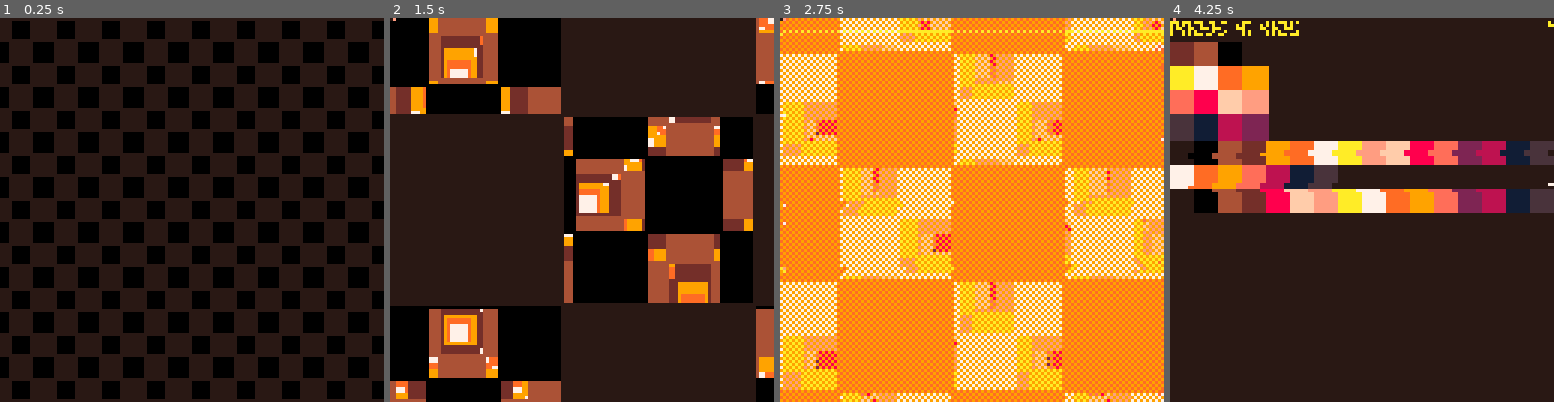
Above: before the commit, frames 1-4 (left to right).
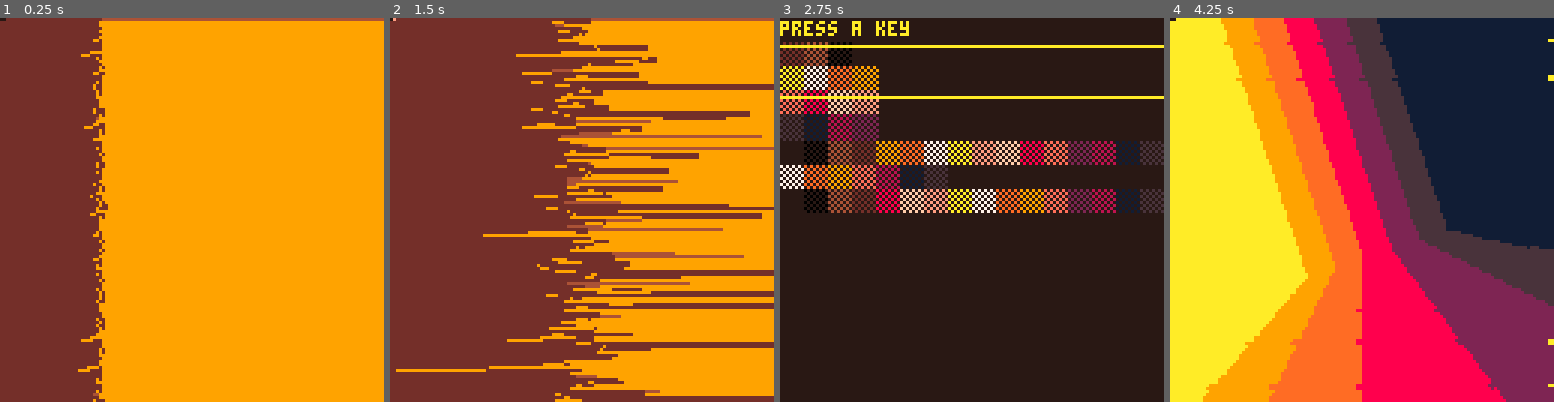
Above: after the commit, the same moments.

Repository: TheWing/Pico-Sketch
Game: PICO-8 cartridge gradient.p8
Same seed, same stepped clock (60 frames per second), same inputs: the game is played once before the commit and once after it.
Inputs:
- Up to frame 1 (0.25 s): no input
- Up to frame 2 (1.5 s): tap X (X key) at 0.33, 1.07 s; tap O (Z key) at 0.7 s
- Up to frame 3 (2.75 s): hold Right 1.6-2.1 s; tap O (Z key) at 1.7, 2.1, 2.5 s; tap X (X key) at 1.85 s; hold Up 2.15-2.42 s; hold Right from 2.47 s (still down)
- Up to frame 4 (4.25 s): tap O (Z key) every 0.4 s from 2.9 to 4.1 s; tap X (X key) at 2.97, 4.08 s; release Right at 3.03 s; hold Left 3.08-3.58 s; hold Down 3.63-3.97 s; hold Right from 4.02 s (still down)

The runs differ from the first frame. In frame 1, 100% of the frame differs, in the area x 0-100%, y 0-100%; in frame 2, 96%; in frame 3, 99%; in frame 4, 98%.

Commit message:
updates again

Diff:
--- a/gradient.p8
+++ b/gradient.p8
@@ -1,10 +1,10 @@
 pico-8 cartridge // http://www.pico-8.com
-version 29
+version 30
 __lua__
 -- main
 
 
-mode=3
+mode=6
 text_x=50
 text_y=20
 text_i=1
@@ -25,6 +25,7 @@
 	poke(0x5f2e,0b0)
 	frame = 0
 	scene_init()
+	init_part()
 end
 
 function _update60()
@@ -43,6 +44,7 @@
 		end
 		fill=(fill+bp.u-bp.d)%#fills
 	end
+	mode=mode%8
 	if mode==2 then
 		scene_update(frame)
 		scene.camera[1]+=(bt.r-bt.l)*0.1
@@ -63,10 +65,12 @@
 			t_c=t_c+1
 		end
 		sort(t_l, function(t1, t2) return t1.z < t2.z end)
+	elseif mode==6 or mode==7 then
+		cls(1)
+		foreach(part,update_part)
 	end
 	boom=boom*0.8
 	frame+=1
-	mode=mode%6
 	text_i=text_i%#text_line
 end
 
@@ -84,6 +88,9 @@
 	elseif mode==3 or mode==4 or mode==5 then
 		rectfill(0,0,128,128,t_c)
 		foreach(t_l,draw_tunnel)
+	elseif mode==6 or mode==7 then
+		cls(2)
+		foreach(part,draw_part)
 	else
 		draw_palette(0,8)
 	end
@@ -149,6 +156,9 @@
 	local ii
 	for ii=1,#t_l do
 		t_l[ii].i=ii
+	end
+	for ii=1,#part do
+		part[ii].i=ii
 	end
 end
 
@@ -853,6 +863,95 @@
 		end
 	end
 end
+-->8
+-- 2d filled thing
+
+
+-- color values the particle
+-- goes through
+-- particles are removed at 0
+-- the sequence loops at -1
+firegrad={ 7,10, 9, 9, 9, 8, 8, 8, 2, 2,2,2,0}
+smokgrad={ 7, 6,12,12,12, 5, 5, 5, 1, 1,1,1,0}
+specgrad={10, 9, 9, 9, 9, 9, 4, 4, 4, 4,4,0}
+spe2grad={ 8, 8,13,13,13,13, 2, 2, 2, 2,2,0}
+stargrad={ 1, 1, 1, 5, 6, 1, 1, 1, 1, 1,1,6,5,1,1,1,1,1,1,6,6,5,5,5,1,1,1,1,5,1,1,1,1,1,1,1,1,1,1,1,-1}
+astegrad={ 2, 2, 2, 2, 5, 5, 5, 5, 5, 5,1,5,1,5,1,5,1,5,1,5,1,5,1,1,1,1,1,0}
+shipgrad={ 7, 7,11,11,11,11,11,11,11,11,3,3,3,3,3,3,3,3,1,3,1,3,1,1,1,1,1,0}
+
+part={{i=0,  -- index
+       t=0,  -- type
+       x=0,  -- position
+       y=0,
+       xv=0, -- speed
+       yv=0,
+       c=0,  -- color
+       l=0,  -- time alive
+       d=0,  -- dead
+       o=0,  --connect?
+       la=0}}
+pa={}
+
+function init_part()
+	local x,y,t
+	for x=1,256 do
+		y=32
+		new_part(x%2,y,x\2,0,0,1,1,1,1,2)
+	end
+end
+
+
+function draw_part(pa)
+	--if (max(0,pa.c)%16)!=0 then
+	--rectfill(pa.x-pa.la/2,pa.y-pa.la/2,pa.x+pa.la/2,pa.y+pa.la/2,pa.c)
+	if pa.d!=0 then
+		if pa.i>3 then
+			line(pa.x,pa.y,part[pa.i-2].x,part[pa.i-1].y,pa.c)
+		end
+		if pa.t==0 then
+			line(pa.x,pa.y,128,pa.y,pa.c)
+		else
+			line(pa.x,pa.y,0,pa.y,pa.c)
+		end
+	end
+end
+
+function update_part(pa)
+	pa.x=pa.x+pa.xv
+	pa.y=pa.y+pa.yv
+	if mode==6 then
+		pa.yv=0
+		pa.xv=pa.xv+(rnd(1)-0.5)*(-pa.xv+0.15)+0.01
+	else
+		pa.yv=0
+		pa.xv=(16-pa.x)*0.1
+	end
+	if pa.t==0 then
+		pa.c=4
+	else
+		pa.c=3
+	end
+	pa.l=pa.l+1
+	if pa.c==-1 then
+		pa.l=0
+	end
+end
+
+function new_part(t,x,y,xv,yv,c,l,d,o,la)
+	add(part,{i =0,
+	    t=t,
+	    x=x,
+	    y=y,
+	    xv=xv,
+	    yv=yv,
+	    c=c,
+	    l=l,
+	    d=d,
+	    o=o,
+	    la=la},
+	    #part+1)
+end
+
 -->8
 --fillp smears
 
--- /dev/null
+++ b/langton.p8
@@ -0,0 +1,283 @@
+pico-8 cartridge // http://www.pico-8.com
+version 30
+__lua__
+-- ant
+cls()
+inst="rlr             "
+dir={}
+spd=256
+
+step=1
+len=#inst
+changing=0
+x=64
+y=64
+f=0
+t=0
+il=""
+sel=0
+
+menuitem(1,"change",function() get_inst() end)
+
+
+function _init()
+	initiate()
+end
+
+function step_ant()
+	local c,d
+	c=pget(x,y)
+	d=dir[c+1]
+	pset(x,y,(c+1)%len)
+	f=f-d
+	f=f%4
+	if f==0 then y=y-1 end
+	if f==1 then x=x-1 end
+	if f==2 then y=y+1 end
+	if f==3 then x=x+1 end
+	x=x%128
+	y=y%128
+end
+
+
+function _update60()
+	local i
+	if changing==0 then
+		for i=1,spd do
+			step_ant()
+		end
+		if btn(2) then spd=spd+1 end
+		if btn(3) then spd=spd-1 end
+		spd=max(1,spd)
+		if btnp(4) then get_inst() end
+	else
+		if btnp(0) then sel=sel-1 end
+		if btnp(1) then sel=sel+1 end
+		if btnp(2) then
+			if dir[sel+1]==1 then
+				dir[sel+1]=-1
+			elseif dir[sel+1]==-1 then
+				dir[sel+1]=1
+			else
+				dir[sel+1]=1
+			end
+		end
+		if btnp(3) then
+			dir[sel+1]=0
+		end
+		sel=sel%16
+		if btnp(4) then
+			changing=0
+			inst=remove_spaces(il)
+			initiate()
+		end
+	end
+end
+
+
+function _draw()
+	if changing==1 then
+		cls()
+		il=""
+		for i=1,len do
+			if dir[i]==-1 then il=il.."r" end
+			if dir[i]==1 then il=il.."l" end
+			if dir[i]==0 then il=il.." " end
+		end
+		print("|",16*4,0,6)
+		print("|",16*4,4,6)
+		print("________________",0,2,1)
+		for i=0,15 do
+			print("_",i*4,3,i)
+		end
+		print("________________",0,4,1)
+		print(il,0,0,7)
+		print("-",sel*4,4,7)
+		print("",0,16,6)
+		print("l/r to move")
+		print("u to change")
+		print("d to remove")
+		print("z to apply")
+		print("")
+		print("while running,")
+		print("u/d to change speed")
+		print("speed now: "..spd)
+	end
+end
+
+function get_inst()
+	changing=1
+	len=16
+end
+
+
+function initiate()
+	cls()
+	dir={}
+	minus=0
+	for i=1,#inst do
+		if sub(inst,i,i)=="r" then
+			dir[i]=-1
+		elseif sub(inst,i,i)=="l" then
+			dir[i]=1
+		else
+			dir[i]=0
+			minus=minus+1
+		end
+	end
+
+	step=1
+	len=#inst-minus
+
+	x=64
+	y=64
+	f=0
+	t=0
+end
+
+function remove_spaces(str)
+	local s,i
+	s=""
+	for i=1,#str do
+		if sub(str,i,i)!=" " then
+			s=s..sub(str,i,i)
+		end
+	end
+	return s
+end
+…(136 lines of a section not shown)…
Not shown, changed: the thumbnail (__label__) section of gradient.p8
Not shown, changed: 136 lines of the sprite sheet (__gfx__) section of langton.p8
Not shown, changed: the thumbnail (__label__) section of langton.p8
